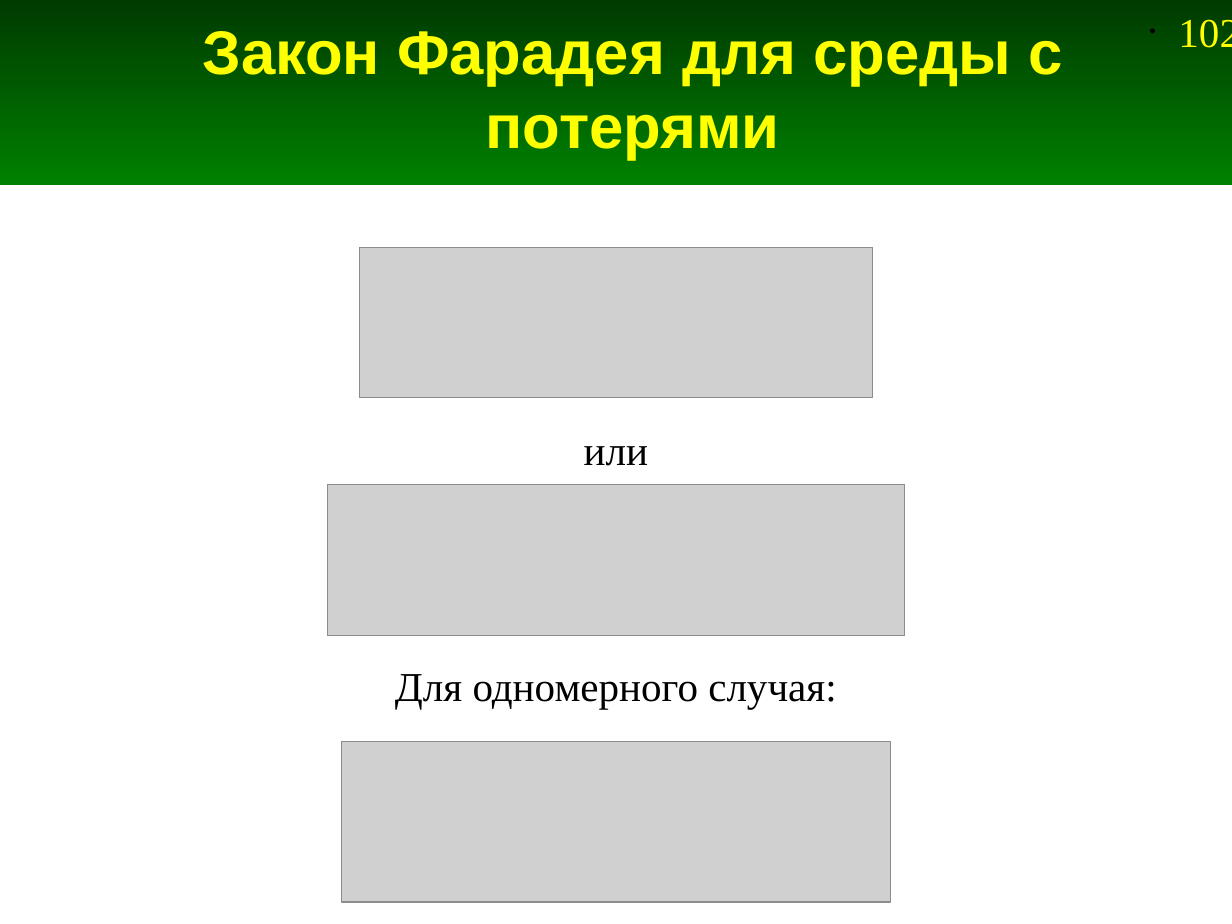
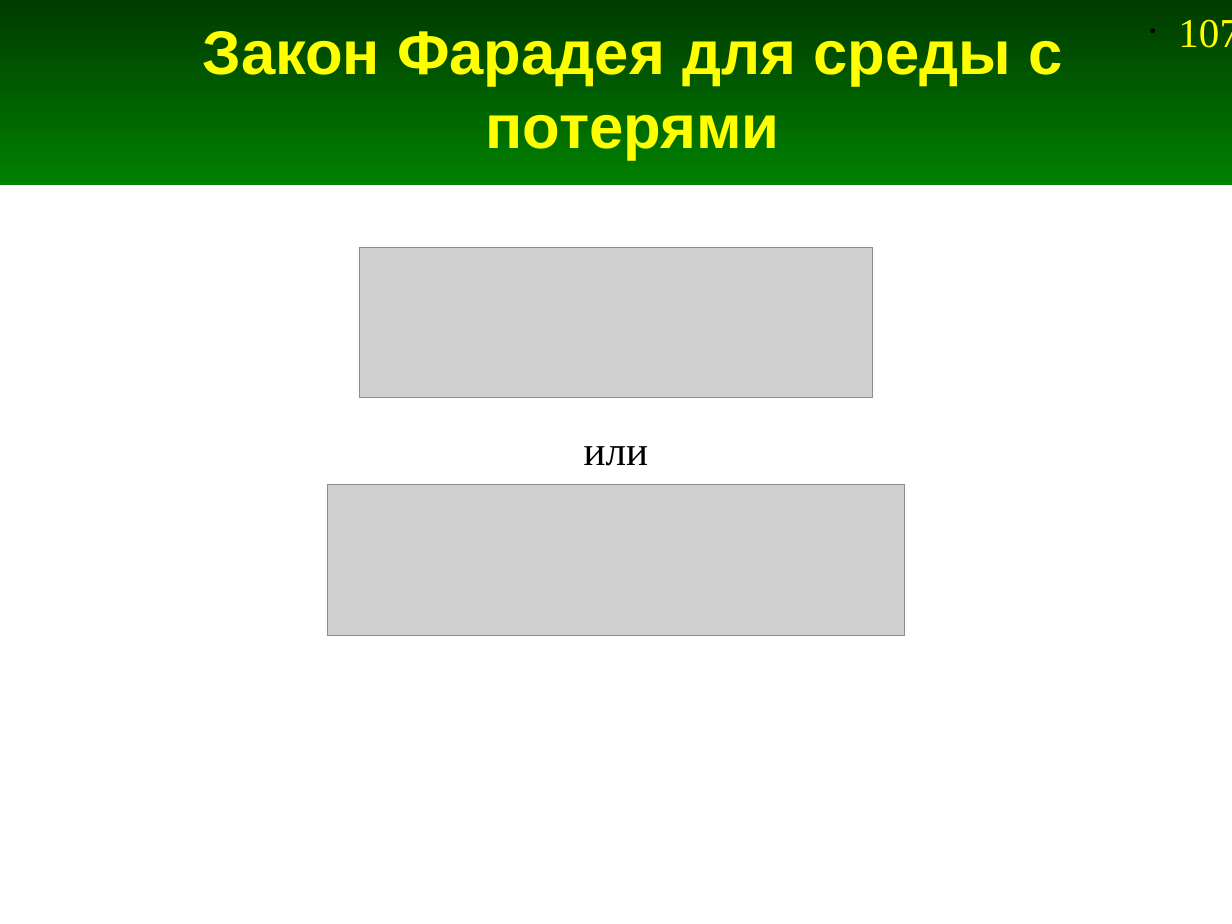
Before and after one commit to andris0147sv/modelling, a slide deck: slide 107 of presentations/2. FDTD.odp (slide 102 before the commit). Drawn at 1232x924 pixels with LibreOffice and Linux fonts; fonts in the diff are those of the drawing; grey boxes stand for pictures. Boxes give left, top, right and bottom in pixels: in the first picture for what was removed or moved away, otherwise in the second. Text is boxed around its words. In the diff, an @@ line names an element or a change of style, - is before the commit and + after.

```diff
--- a/presentations/2. FDTD.odp
+++ b/presentations/2. FDTD.odp
@@ page number at [1178, 19, 1232, 48]: text changed @@
-• 102
+• 107
@@ text removed at [395, 674, 836, 709] @@
-Для одномерного случая:
@@ picture removed at [341, 742, 891, 902] @@
```
Also in this commit, not shown: 10 other slides changed, 6 slides added, 1 slide removed, 5 other files.
